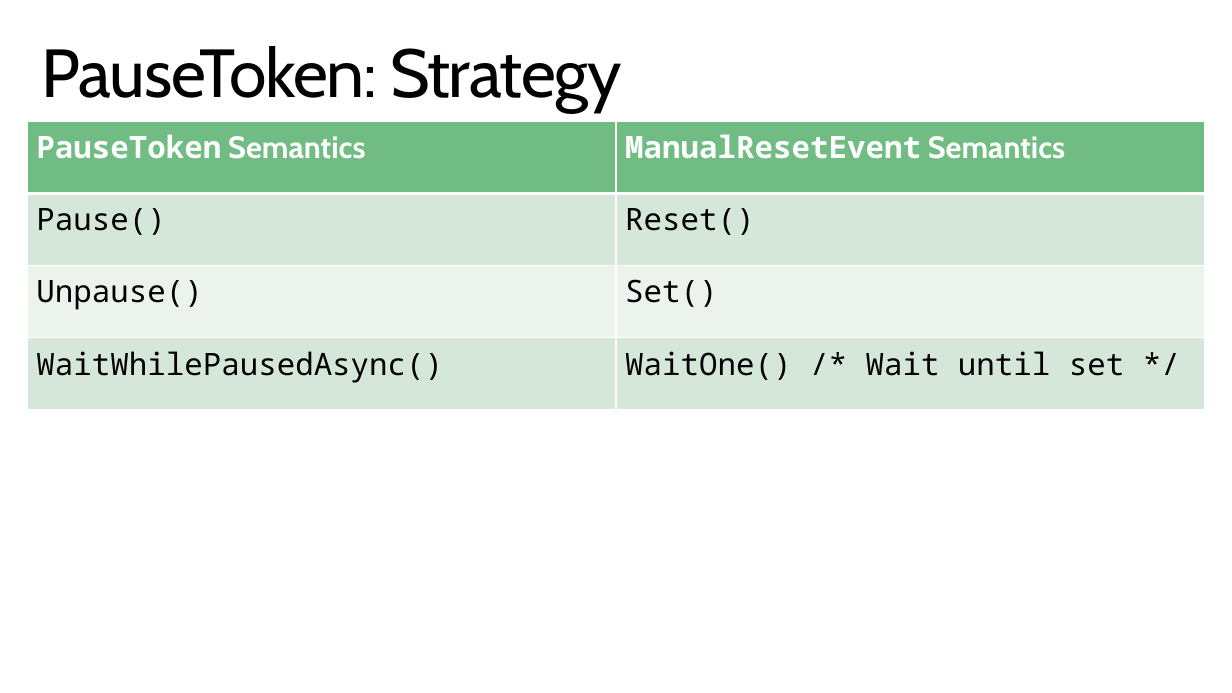
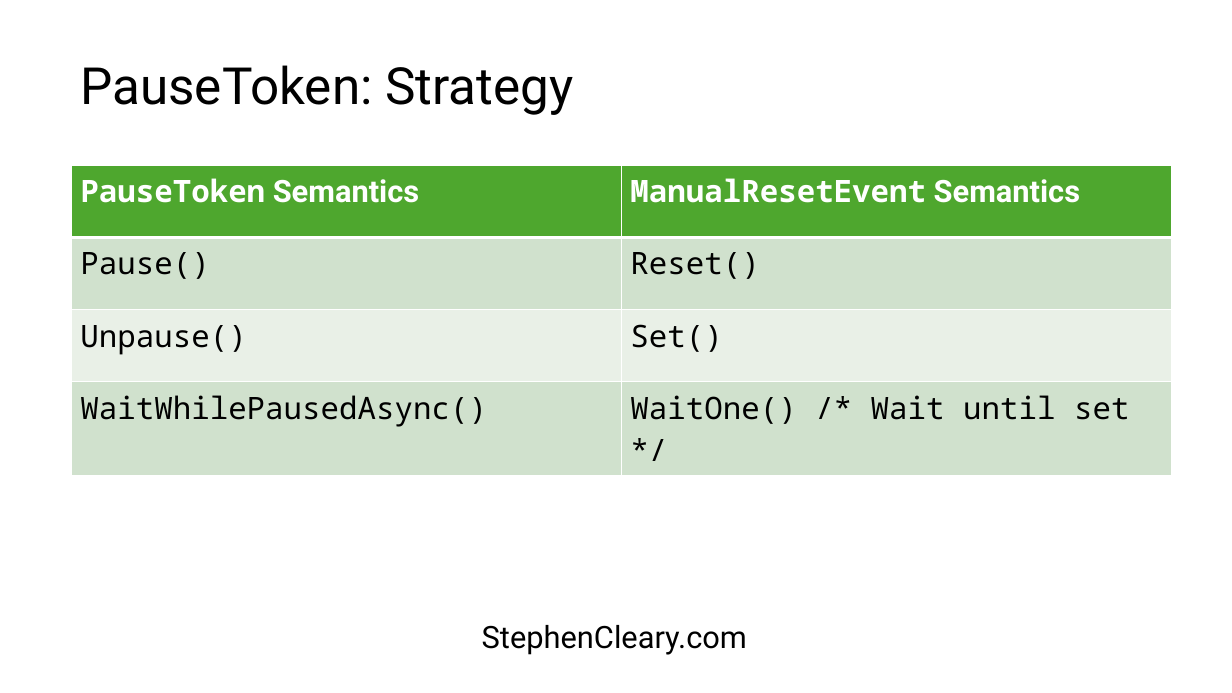
Before and after one commit to StephenCleary/Presentations, a slide deck: slide 26 of Async Masterclass/Async Masterclass.pptx. Drawn at 1232x693 pixels with LibreOffice and Linux fonts; fonts in the diff are those of the drawing; background and template pictures are left out. Boxes give left, top, right and bottom in pixels: in the first picture for what was removed or moved away, otherwise in the second. Text is boxed around its words. In the diff, an @@ line names an element or a change of style, - is before the commit and + after.

```diff
--- a/Async Masterclass/Async Masterclass.pptx
+++ b/Async Masterclass/Async Masterclass.pptx
@@ title "PauseToken: Strategy": place and size @@
-title "PauseToken: Strategy" at box(42, 46, 621, 113)
+title "PauseToken: Strategy" at box(80, 65, 573, 115)
@@ title "PauseToken: Strategy" at box(80, 65, 573, 115): size 52.9 to 39.9 pt, font Cabin to Roboto, letter spacing -1 to 0 pt; vertical alignment top to middle @@
@@ table at box(71, 165, 1171, 455) @@
@@ fill #70BC82 to #4EA72E in row 1 @@
@@ fill #D5E7D8 to #D0E1CD in 4 cells @@
@@ fill #EBF3ED to #E9F1E8 in row 3 @@
@@ font Cabin to Roboto in "Semantics", "Semantics" @@
@@ table: place and size @@
-table at box(27, 121, 1204, 410)
+table at box(71, 165, 1171, 455)
@@ text "StephenCleary.com" at box(482, 625, 747, 655): font Cabin to Roboto, text colour #FFFFFF to #000000 @@
```
Also in this commit, not shown: 37 other slides changed, 1 other file.
